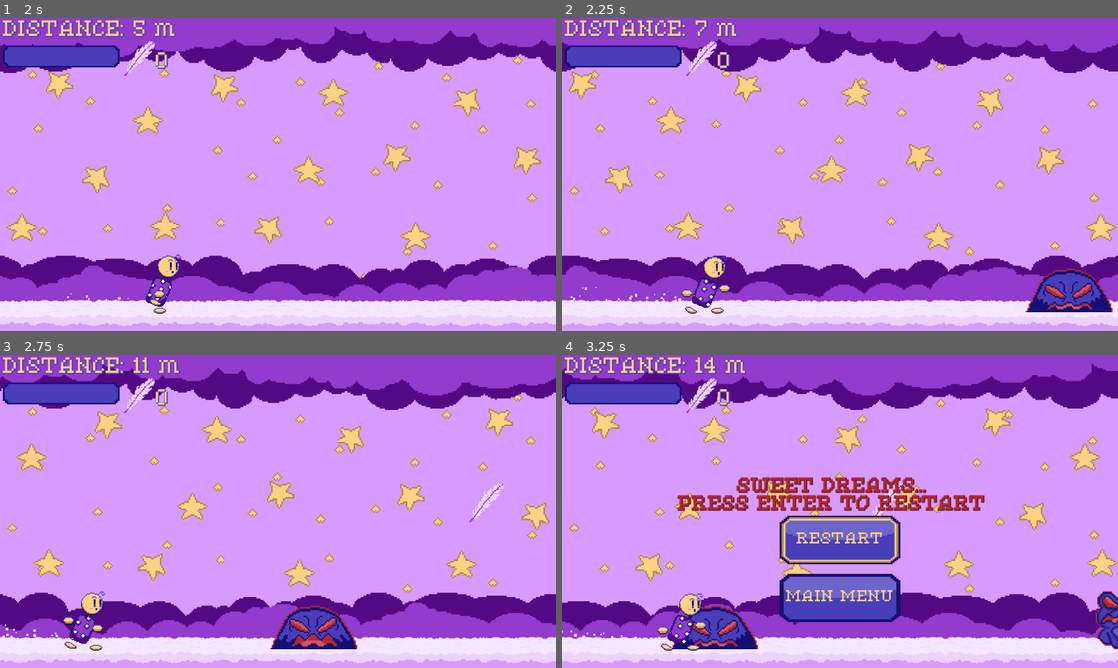
Above: before the commit, frames 1-4 (two rows, left to right).
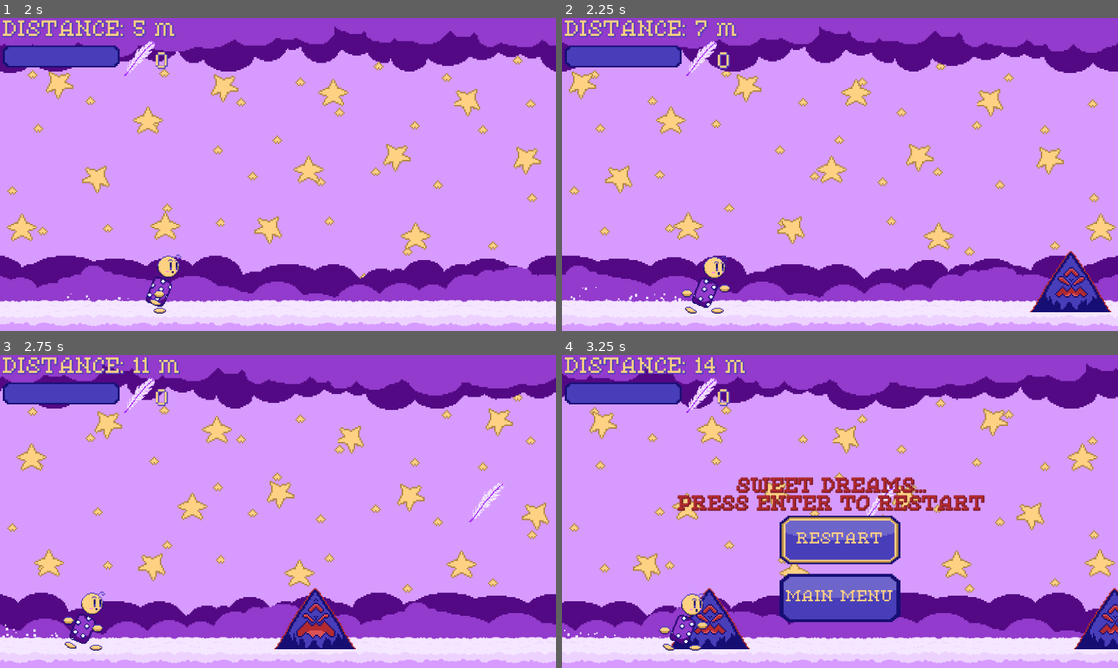
Above: after the commit, the same moments.

Repository: jacio-m/DreamRunner
Game: Godot game, scene res://HUD/main_menu.tscn
Two runs of this game, one before a commit and one after it. Both use one fixed random seed, a clock stepped at 60 frames per second and the inputs below. Sound files missing from this copy of the repository are replaced by a short silence.
Inputs:
- Up to frame 1 (2 s): tap Enter (ui_accept) at 0.5, 0.77, 1.25, 1.52 s; hold Right (ui_right) from 0.53 s (still down)
- Up to frame 2 (2.25 s): release Right (ui_right) at 2.03 s; hold Left (ui_left) from 2.03 s (still down)
- Up to frame 3 (2.75 s): keep holding Left (ui_left)
- Up to frame 4 (3.25 s): release Left (ui_left) at 2.78 s; hold Right (ui_right) from 2.78 s (still down); tap Enter (ui_accept) at 3.02 s

Frame 1 is identical in both runs. In frame 2, 1.2% of the frame differs, in the area x 83-100%, y 74-94%; in frame 3, 1.3%; in frame 4, 6.7%, in the area x 0-100%, y 2-99%.

Commit message:
Fix Croaking Sound Timing and Frog Spawn Rate
Croaking sound now plays 0.7 seconds before the frog jumps, only if the frog is visible on screen. Adjusted enemy spawn logic to reduce frog frequency due to its higher difficulty.

Diff:
--- a/Enemies/shadow_frog.gd
+++ b/Enemies/shadow_frog.gd
@@ -7,12 +7,21 @@
 func _ready():
 	start_position = position
 	$AnimatedSprite2D.play("Enemy Idle")
+	var jump_delay = randf_range(1.0,4.0)
+	add_to_group("shadow_frog")
+
+	var sound_timer = Timer.new()
+	sound_timer.wait_time = max(jump_delay - 0.7, 0.1)
+	sound_timer.one_shot = true
+	sound_timer.timeout.connect(func():
+		if $VisibleOnScreenNotifier2D.is_on_screen():
+			MusicManager.play_SFX("res://Sounds/frogSFX.ogg"))
+	add_child(sound_timer)
+	sound_timer.start()
 
 	var waiting = Timer.new()
-	waiting.wait_time = randf_range(0.1,5)
+	waiting.wait_time = jump_delay
 	waiting.one_shot = true
-	if waiting.time_left <= 0.1:
-		MusicManager.play_SFX("res://Sounds/frogSFX.ogg")
 	waiting.timeout.connect(jump)
 	add_child(waiting)
 	waiting.start()
--- a/Enemies/shadow_frog.tscn
+++ b/Enemies/shadow_frog.tscn
@@ -31,3 +31,7 @@
 [node name="CollisionPolygon2D" type="CollisionPolygon2D" parent="."]
 scale = Vector2(2.5, 2.5)
 polygon = PackedVector2Array(-15, -16, -8, -16, -4, -11, 3, -11, 7, -16, 14, -16, 19, -11, 19, -5, 17, -2, 20, 2, 20, 10, 15, 14, 19, 20, 19, 23, 13, 29, 7, 29, 5, 32, -6, 32, -8, 29, -14, 29, -20, 23, -20, 20, -16, 14, -21, 10, -21, 2, -18, -2, -20, -5, -20, -11)
+
+[node name="VisibleOnScreenNotifier2D" type="VisibleOnScreenNotifier2D" parent="."]
+position = Vector2(-0.999998, 17.5)
+scale = Vector2(5.1, 6.25)
--- a/Levels/Scripts/level.gd
+++ b/Levels/Scripts/level.gd
@@ -13,7 +13,7 @@
 var jawbreaker_item = preload("res://Items/Scenes/jawbreaker.tscn")
 var item_effects := {}
 
-var obstacle_types := [shadow_blob, shadow_spike, shadow_kitty, shadow_frog]
+var obstacle_types := [shadow_blob, shadow_spike, shadow_kitty]
 var obstacles : Array
 var item_types := [feather_item, pillow_item, teddy_bear_item, lollipop_item, chocolatebar_item]
 var items: Array
@@ -175,11 +175,16 @@
 			$Player.input_enabled = true
 			$HUD.get_node("StartLabel").visible = false
 
+#=
 func generate_obs():
 	if obstacles.is_empty() or last_obs.position.x < $Camera2D.position.x + 50 + randi_range(0, 400):
-		var obstacle_type = obstacle_types[randi() % obstacle_types.size()]
-		var obs
-		obs = obstacle_type.instantiate()
+		var obstacle_type
+		var obs_prob = randi() % 101
+		if obs_prob < 90:
+			obstacle_type = obstacle_types[randi() % obstacle_types.size()]
+		else:
+			obstacle_type = shadow_frog
+		var obs = obstacle_type.instantiate()
 		var obs_height = obs.get_node("AnimatedSprite2D").sprite_frames.get_frame_texture("Enemy Idle", 0).get_size().y
 		var obs_scale = obs.get_node("AnimatedSprite2D").scale
 		var obs_x : int = $Camera2D.position.x + screen_size.x + 100
